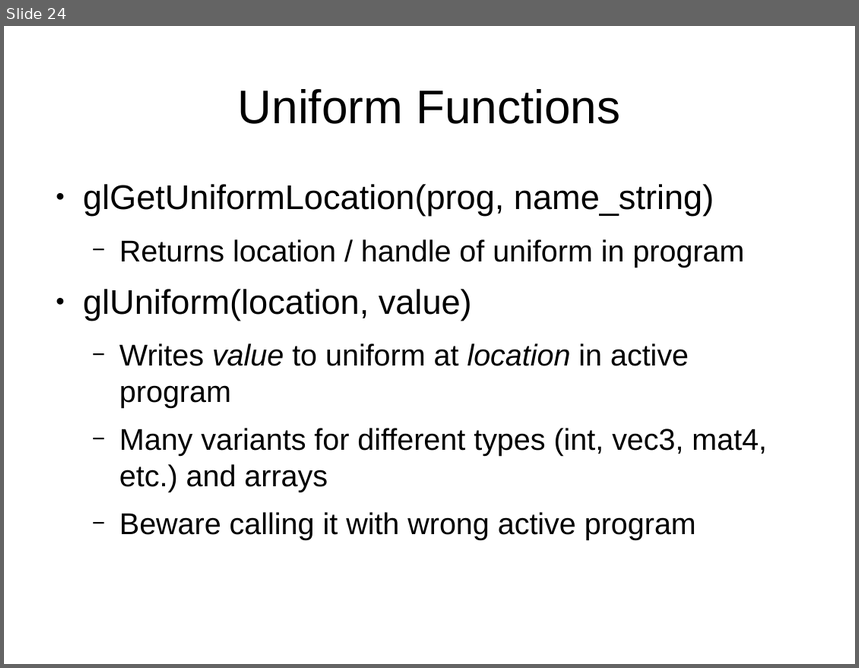
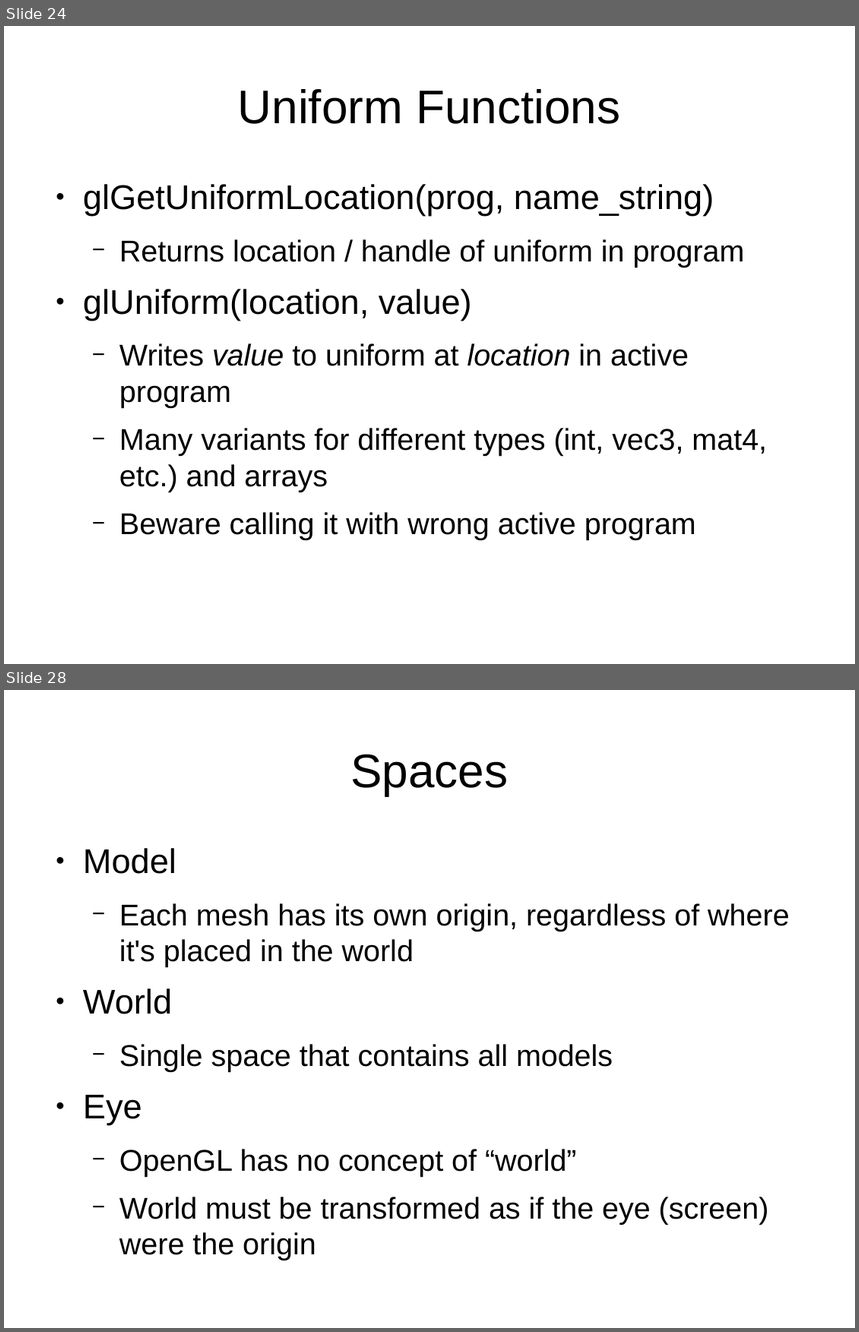
Before and after one commit to jayschwa/3d-opengl-presentation, a slide deck: Slides.odp. Shown one above the other, each under a label of ours: slide 24 before the commit, slides 24 and 28 after it; the slides between them are not shown. The pictures are 859x668 and 859x1332 pixels, drawn with LibreOffice and Linux fonts; fonts in the diff are those of the drawing. Boxes give left, top, right and bottom in pixels: in the first picture for what was removed or moved away, otherwise in the second. Text is boxed around its words. In the diff, an @@ line names an element or a change of style, - is before the commit and + after.

```diff
--- a/Slides.odp
+++ b/Slides.odp
@@ slide 28 added at [4,690,855,1328], background #FFFFFF @@
@@ title added at [351,754,508,796], 44 pt, text #000000 @@
+Spaces
@@ text added at [83,848,790,1225], 28 pt, text #000000 @@
+● Model
+  − Each mesh has its own origin, regardless of where it's placed in the world
+● World
+  − Single space that contains all models
+● Eye
+  − OpenGL has no concept of “world”
+  − World must be transformed as if the eye (screen) were the origin
```
Also in this commit, not shown: 1 slide changed, 7 other slides added.
